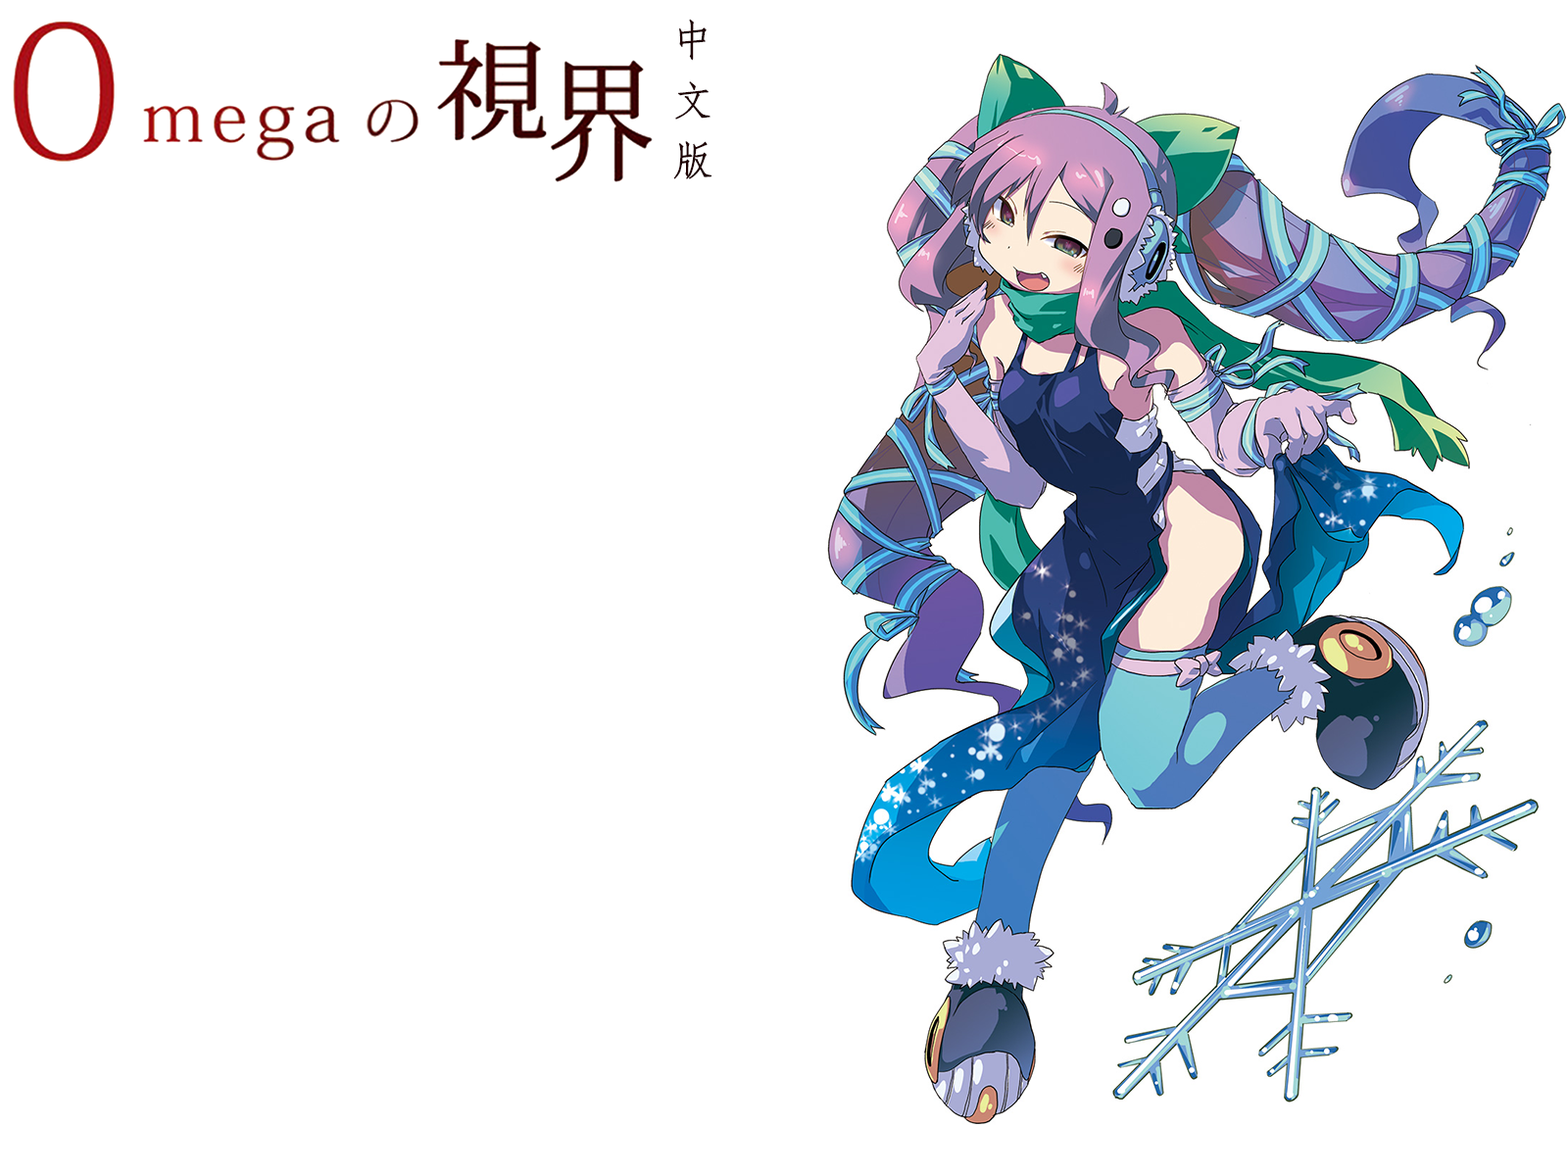
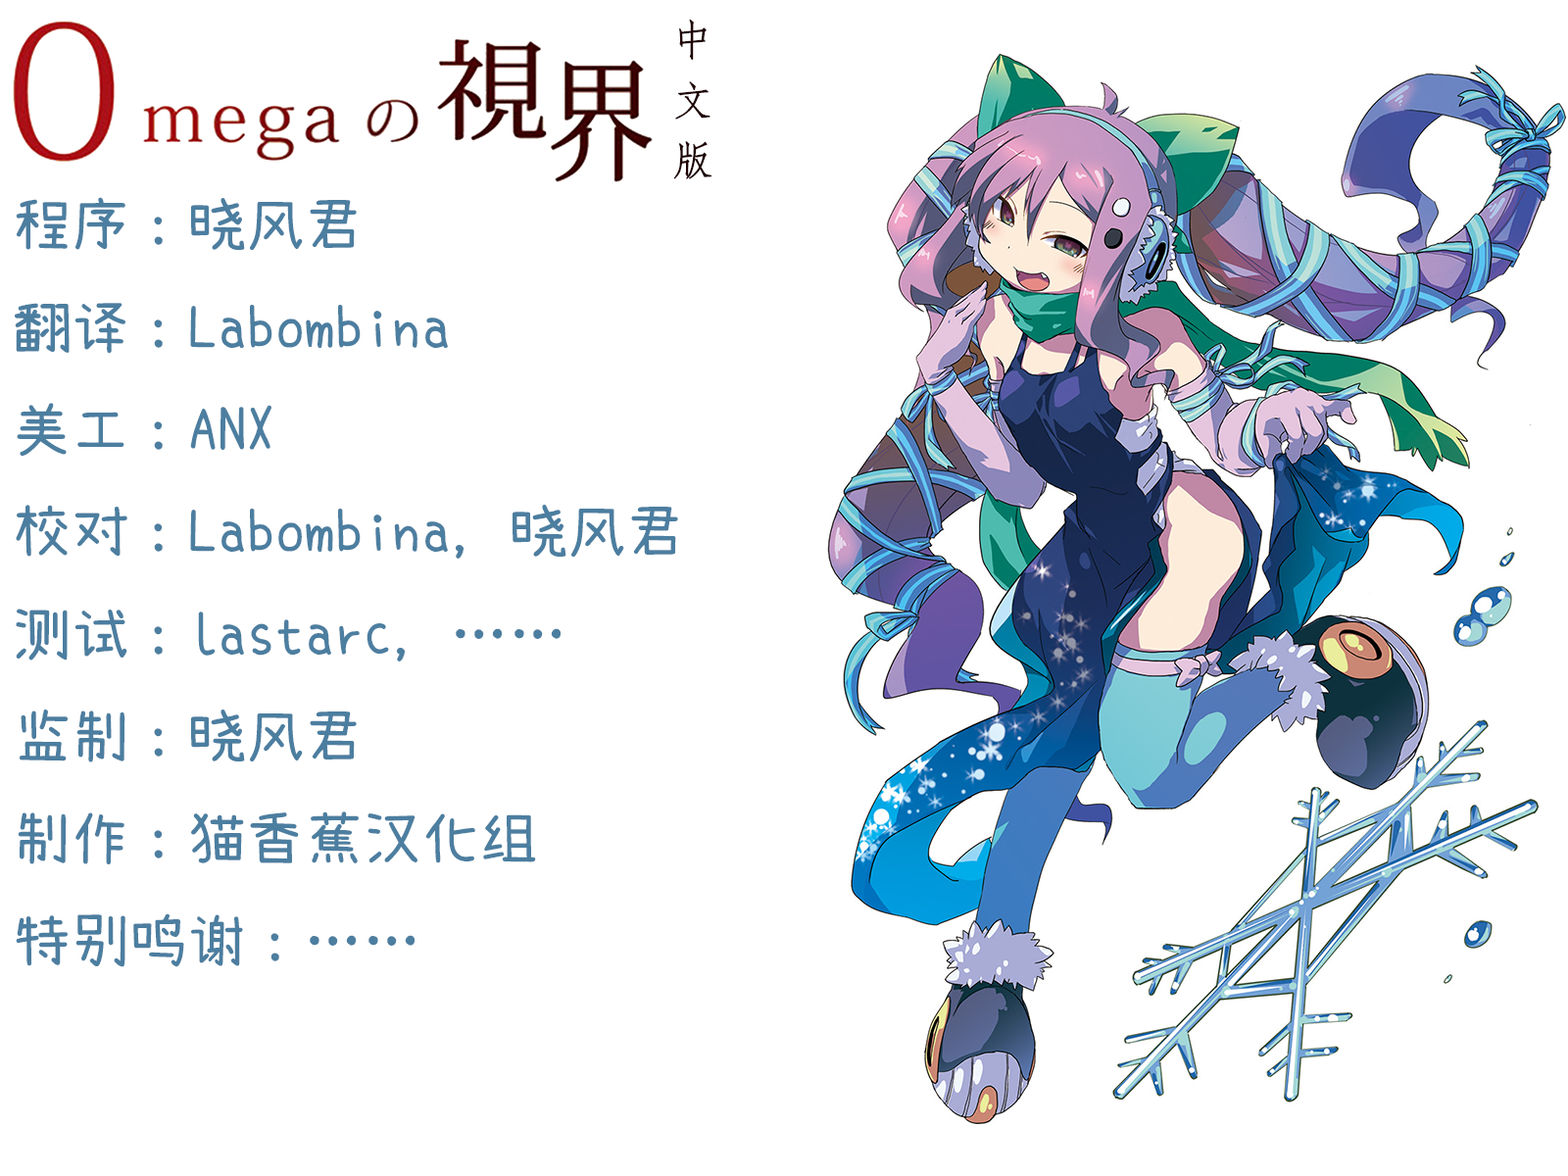
Layers edited between the first and the second 1568px x 1176px image:
added layer "程序：晓风君 翻译：Labombina 美工：ANX 校对：Labombina，晓风君 测试：lastarc，…… 监制：晓风" above "中 文 版" over box(14, 196, 679, 968)
painted on "0 (240)" over box(834, 57, 1568, 1126)